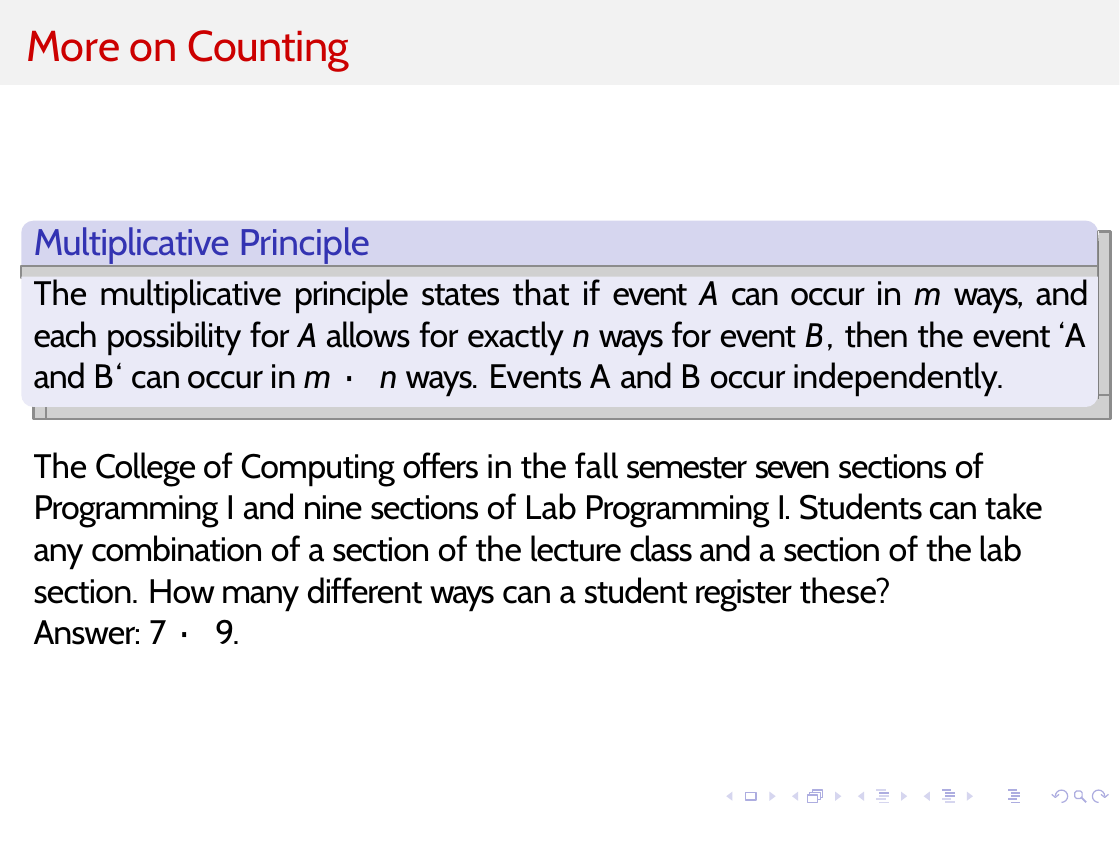
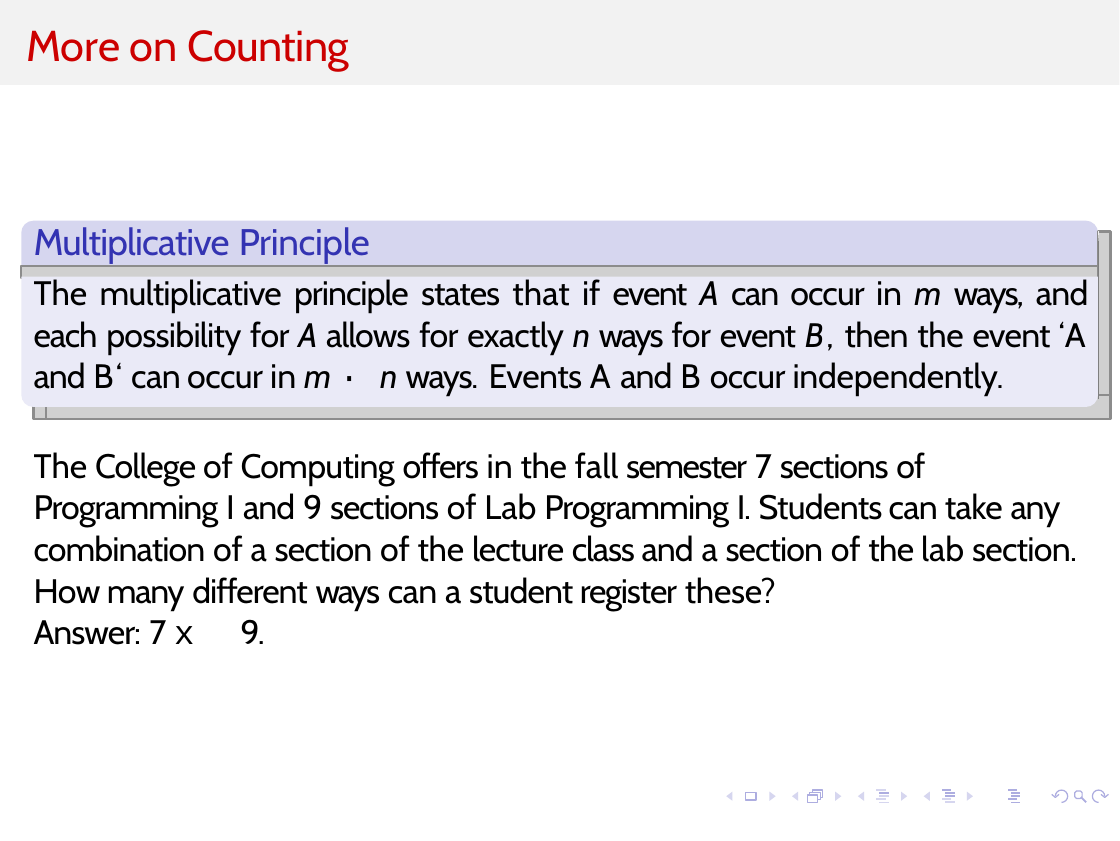
Before and after one commit to kevinsuo/kevinsuo.github.io, a slide deck: slide 3 of teaching/2026Summer/5070/Slides/3.pptx. Drawn at 1120x841 pixels with LibreOffice and Linux fonts; fonts in the diff are those of the drawing; grey boxes stand for pictures. Boxes give left, top, right and bottom in pixels: in the first picture for what was removed or moved away, otherwise in the second. Text is boxed around its words. In the diff, an @@ line names an element or a change of style, - is before the commit and + after.

```diff
--- a/teaching/2026Summer/5070/Slides/3.pptx
+++ b/teaching/2026Summer/5070/Slides/3.pptx
@@ text at [34,452,1077,645]: text changed @@
-The College of Computing offers in the fall semester seven sections of Programming I and nine sections of Lab Programming I. Students can take any combination of a section of the lecture class and a section of the lab section. How many different ways can a student register these?
-Answer: 7 · 9.
+The College of Computing offers in the fall semester 7 sections of Programming I and 9 sections of Lab Programming I. Students can take any combination of a section of the lecture class and a section of the lab section. How many different ways can a student register these?
+Answer: 7 x 9.
```
Also in this commit, not shown: 7 other slides changed, 2 other files.
